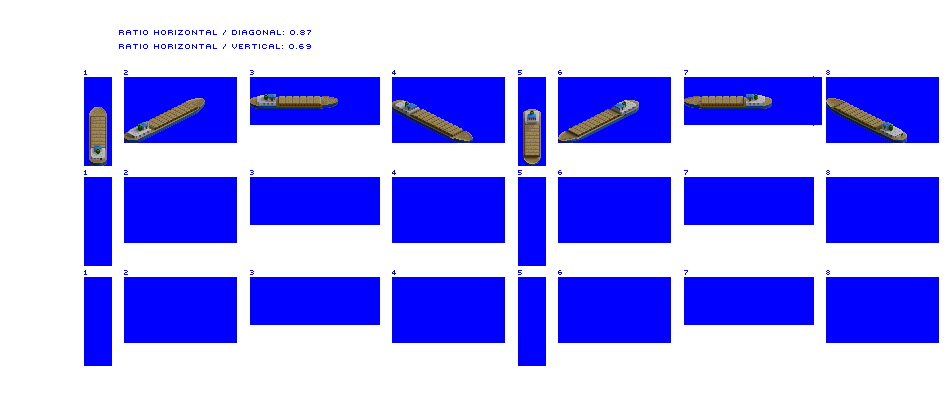
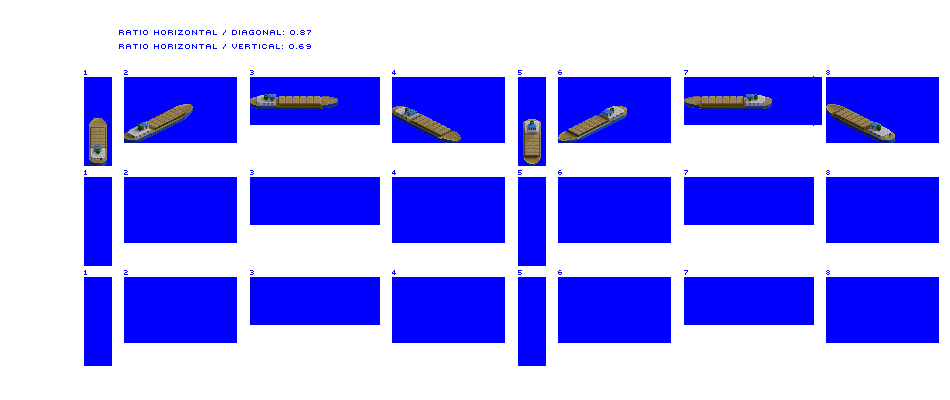
The second 950×400 image is a revision of the first. Changes to its layers:
painted on "River Boat" over [89, 98, 907, 153]
